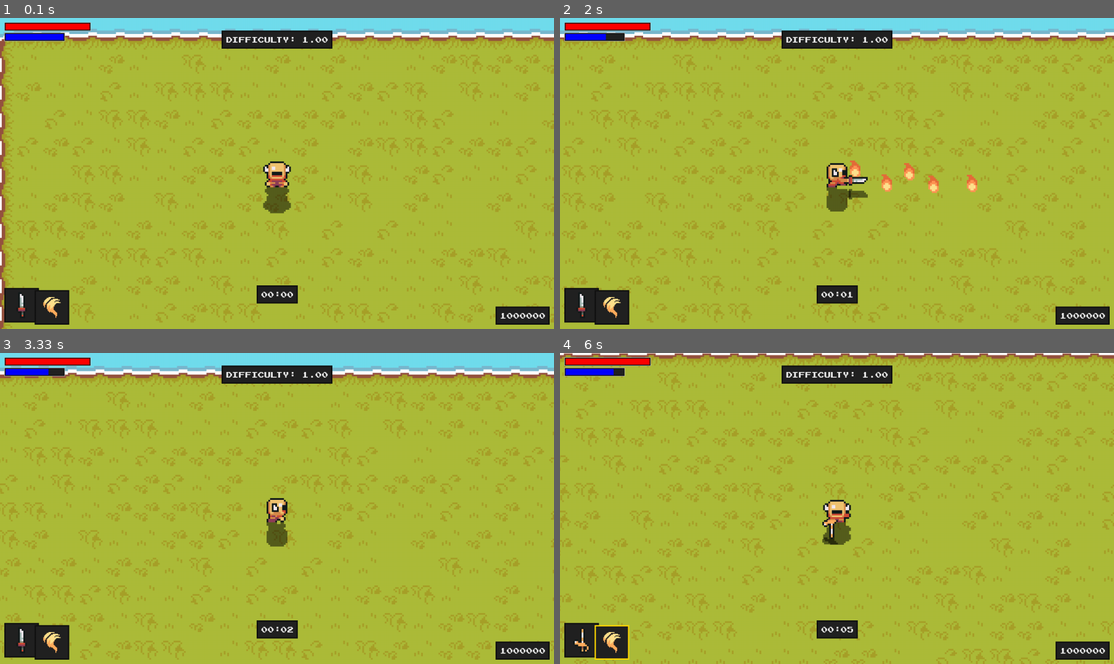
Above: before the commit, frames 1-4 (two rows, left to right).
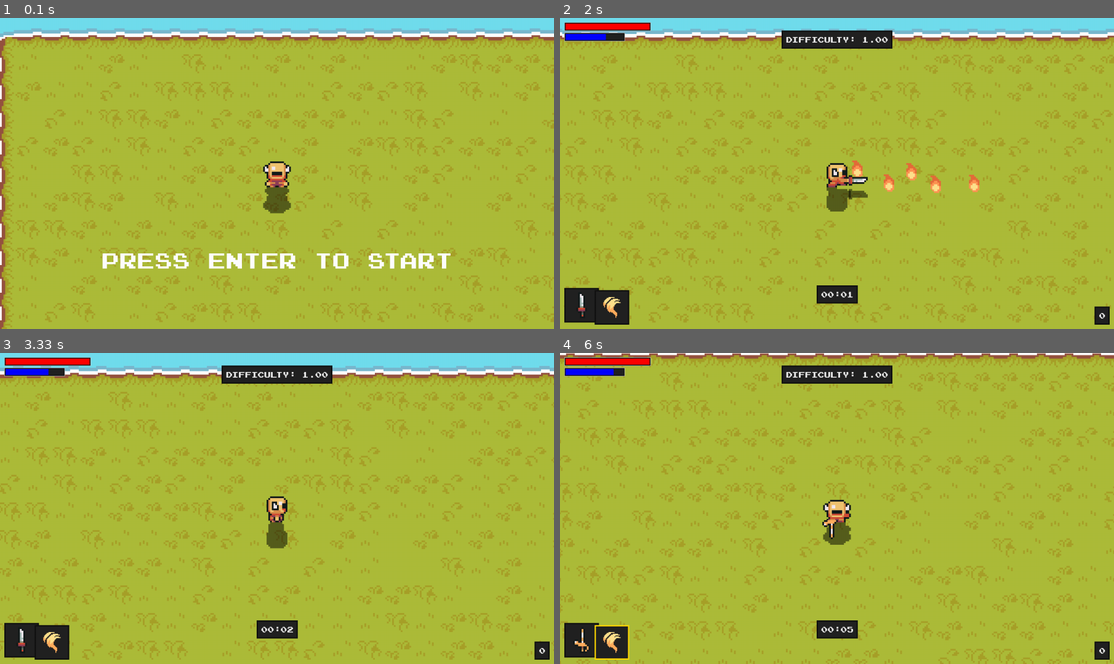
Above: after the commit, the same moments.

Repository: khoa2106vn/PygameProject
Game: pygame game, started from code/main.py
The game is run twice, just before and just after one commit, with the same random seed, the same clock (stepped at 60 frames per second) and the same inputs.
Inputs:
- Up to frame 1 (0.1 s): no input
- Up to frame 2 (2 s): hold Enter 0.33-0.8 s; hold Right 0.33-0.8 s; tap X at 0.83 s; hold Tab 1.17-1.63 s; hold Right 1.17-1.63 s; tap Z at 1.23, 1.53, 1.73 s; hold Tab from 1.67 s (still down); hold Right from 1.67 s (still down)
- Up to frame 3 (3.33 s): tap Z at 2.03, 2.23, 2.53, 2.73, 3.07 s; release Tab at 2.13 s; release Right at 2.13 s; hold Right 2.17-2.63 s; tap X at 2.32 s; hold Up 2.67-2.97 s; hold Right from 3 s (still down)
- Up to frame 4 (6 s): tap Z at 3.37, 3.57, 3.87, 4.13, 4.47, 4.77, 4.9, 5.3, 5.6, 5.97 s; release Right at 3.47 s; hold Left 3.5-4.03 s; hold A 3.5-4.03 s; tap X at 3.65, 4.98 s; hold Down 4.07-4.37 s; hold S 4.07-4.37 s; hold Left 4.4-4.8 s; hold A 4.4-4.8 s; hold Up 4.83-5.2 s; hold Right 5.23-5.87 s; hold Down from 5.9 s (still down); hold S from 5.9 s (still down)

The runs differ from the first frame. In frame 1, 6.2% of the frame differs, in the area x 0-100%, y 1-100%; in frame 2, 7.9%; in frame 3, 7.9%; in frame 4, 8.1%, in the area x 0-100%, y 0-100%.

Commit message:
Added better shadow, added start menu, revive menu, added item, added sushi

Diff:
--- /dev/null
+++ b/code/Item.py
@@ -0,0 +1,31 @@
+from entity import Entity
+import pygame
+from settings import *
+from support import *
+
+class Item(Entity):
+    def __init__(self, item_name, pos, groups):
+
+        #general setup
+        super().__init__(groups)
+        self.sprite_type = 'item'
+        self.status = 'idle'
+
+        #graphics setup
+        self.import_graphics(item_name)
+        self.image = self.animations[self.status][0]
+        self.image = pygame.transform.scale(self.image, (64, 64))
+        self.rect = self.image.get_rect(topleft = pos)
+
+        #movement
+        self.hitbox = self.rect.inflate(0, -10)
+        self.pick_up_sound = pygame.mixer.Sound('../audio/Magic1.wav')
+        self.pick_up_sound.set_volume(0.4)
+
+    def import_graphics(self, name):
+        self.animations = {
+            'idle':[],
+        }
+        main_path = f'../graphics/item/{name}/'
+        for animation in self.animations.keys():
+            self.animations[animation] = import_folder(main_path + animation)
--- a/code/Timer.py
+++ b/code/Timer.py
@@ -6,7 +6,8 @@
     def __init__(self):
         self.accumulated_time = 0
         self.start_time = pygame.time.get_ticks()
-        self.running = True
+        self.started = False
+        self.running = False
         self.display_surface = pygame.display.get_surface()
         self.font = pygame.font.Font(UI_FONT, UI_FONT_SIZE)
 
--- a/code/enemy.py
+++ b/code/enemy.py
@@ -2,6 +2,7 @@
 from settings import *
 from entity import Entity
 from support import *
+import Item
 
 class Enemy(Entity):
     def __init__(self,monster_name, pos, groups, obstacle_sprites, damage_player, trigger_death_particles, add_exp, difficulty):
@@ -11,6 +12,7 @@
         self.sprite_type = 'enemy'
         self.status = 'idle'
         self.difficulty = difficulty
+        self.groups_x = groups
 
         #graphics setup
         self.import_graphics(monster_name)
@@ -142,6 +144,7 @@
             self.add_exp(self.exp)
             self.death_sound.play()
 
+
     def hit_reaction(self):
         if not self.vulnerable:
             self.direction *= -self.resistance
--- a/code/level.py
+++ b/code/level.py
@@ -8,12 +8,13 @@
 from tile import Tile
 from player import Player
 from support import *
-from random import choice, randint
+from random import choice, randint, random
 from weapon import Weapon
 from ui import UI
 from enemy import Enemy
 from upgrade import Upgrade
 from Spark import *
+from Item import *
 
 class Level:
     def __init__(self):
@@ -65,6 +66,9 @@
         self.player_attacked = 0
         self.hit_sound = pygame.mixer.Sound('../audio/Hit4.wav')
         self.hit_sound.set_volume(0.2)
+        self.paused_upgrade = False
+        self.game_start = False
+        self.font = pygame.font.Font(UI_FONT, UI_FONT_SIZE)
 
     def create_magic(self, style, strength, cost):
         if style == 'heal':
@@ -86,11 +90,16 @@
             #spawn particles
             self.animation_player.create_particles(attack_type, self.player.rect.center, [self.visible_sprites])
             self.screen_shake = 30
+            self.screen_shake_int = 14
+            self.screen_shake_div= 8
             self.player_attacked = 10
             self.hit_sound.play()
 
     def trigger_death_particles(self, pos, particle_type):
         self.animation_player.create_particles(particle_type, pos, [self.visible_sprites])
+        c = random.random()
+        if c < 0.25:
+            Item('sushi', pos , [self.visible_sprites])
 
 
     def player_attack_logic(self):
@@ -137,7 +146,7 @@
                     self.damage_player,
                     self.trigger_death_particles,
                     self.add_exp,
-                    self.difficulty
+                    self.difficulty,
                 )
 
     def increase_difficulty(self, time):
@@ -175,6 +184,7 @@
                                     self.create_attack,
                                     self.destroy_attack,
                                     self.create_magic,
+                                    self.visible_sprites
                                     )
                             # else:
                             #     if col == '390': monster_name = 'bamboo'
@@ -195,8 +205,8 @@
             self.screen_shake -= 1
 
         if self.screen_shake:
-            self.render_offset[0] = randint(0, 14) - 8
-            self.render_offset[1] = randint(0, 14) - 8
+            self.render_offset[0] = randint(0, self.screen_shake_int) - self.screen_shake_div
+            self.render_offset[1] = randint(0, self.screen_shake_int) - self.screen_shake_div
 
         if self.screen_shake == 0:
             self.render_offset[0] = 0
@@ -204,10 +214,12 @@
         if self.player_attacked > 0:
             self.player_attacked -= 1
 
+
     def run(self):
         self.visible_sprites.custom_draw(self.player, self.render_offset, self.player_attacked)
-        self.ui.display(self.player, self.difficulty)
-        if self.game_paused:
+        if self.timer.started == True:
+            self.ui.display(self.player, self.difficulty)
+        if self.game_paused and self.paused_upgrade:
             self.upgrade.display()
             if self.timer.running == True:
                 self.timer.pause()
@@ -215,7 +227,10 @@
             #update and draw
             if not self.timer.running:
                 self.timer.resume()
-            self.timer.update()
+            if self.timer.started == False:
+                self.timer.pause()
+            if self.timer.started == True:
+                self.timer.update()
             self.check_screen_shake()
             self.player_attack_logic()
             self.visible_sprites.update()
@@ -228,6 +243,10 @@
 
     def toggle_menu(self):
         self.game_paused = not self.game_paused
+        self.paused_upgrade = True
+
+    def menu_start(self):
+        self.game_paused = True
 
 class YSortCameraGroup(pygame.sprite.Group):
     def __init__(self):
@@ -267,17 +286,15 @@
                 self.s.fill((0,0,0,0))
                 pygame.draw.polygon(self.s, pygame.Color(0,0,0), mask)
 
-                self.display_surface.blit(pygame.transform.flip(self.s, False, True), (offset_position[0], offset_position[1] + 64))
-
-            if hasattr(sprite, 'weapon_c'):
+                self.display_surface.blit(pygame.transform.flip(self.s, False, True), (offset_position[0] + render_offset[0], offset_position[1] + 64 + render_offset[0]))
+
+            if hasattr(sprite, 'weapon_c') and player.status != 'up_attack' and player.status != 'down_attack':
                 mask = pygame.mask.from_surface(sprite.image).outline()
                 mask = [(x, y) for x,y in mask]
                 self.s.fill((0,0,0,0))
                 pygame.draw.polygon(self.s, pygame.Color(0,0,0), mask)
-                self.display_surface.blit(pygame.transform.flip(self.s, False, True), (offset_position[0] , offset_position[1] - 8))
+                self.display_surface.blit(pygame.transform.flip(self.s, False, True), (offset_position[0] + render_offset[0] , offset_position[1] - 8 + render_offset[1]))
             self.display_surface.blit(sprite.image, offset_position + render_offset)
-            if player_attacked > 0 and hasattr(sprite, 'is_player'):
-                self.sparks.append(Spark([randint(0,20) - 10 + offset_position[0] + 32, randint(0,20) - 10 + offset_position[1] + 32], math.radians(random.randint(0, 360)), random.randint(3, 7), (136, 8, 8), 3))
 
 
 
--- a/code/main.py
+++ b/code/main.py
@@ -9,29 +9,78 @@
         pygame.init()
         self.screen = pygame.display.set_mode((WIDTH, HEIGTH))
         self.clock = pygame.time.Clock()
-        pygame.display.set_caption('Nhom 1 - Test Project')
+        pygame.display.set_caption('Nhom 1 - Survival Project')
 
         self.level = Level()
 
         #sound
-        main_sound = pygame.mixer.Sound('../audio/main.ogg')
-        main_sound.set_volume(0.05)
-        main_sound.play(loops = -1)
+        self.main_sound = pygame.mixer.Sound('../audio/main.ogg')
+        self.main_sound.set_volume(0.05)
+        self.accept = pygame.mixer.Sound('../audio/Accept.wav')
+        self.accept.set_volume(0.2)
+        self.state = 'main_game'
+        self.started = False
+        self.main_sound.play(loops = -1)
+        self.font = pygame.font.Font(UI_FONT, 50)
+        self.screen_rect = self.screen.get_rect()
+        self.restart_f = False
+
+    def intro(self):
+        for event in pygame.event.get():
+            if event.type == pygame.QUIT:
+                    pygame.quit()
+                    sys.exit()
+            if event.type == pygame.KEYDOWN:
+                if event.key == pygame.K_RETURN:
+                    self.accept.play()
+                    self.started = True
+                    self.state = 'main_game'
+                    self.level.timer.started = True
+
+    def state_manager(self):
+        if self.state == 'intro':
+            self.intro()
+        if self.state == 'main_game':
+            self.main_game()
+        if self.state == 'restart':
+            self.restart_f = True
+            self.level = Level()
+            self.state = 'main_game'
+            self.level.timer.started = True
+
+    def get_image(self, sheet, width, height):
+        image = pygame.Surface((width, height)).convert_alpha()
+
+        return image
+
+    def main_game(self):
+        self.screen.fill(WATER_COLOR)
+        self.level.run()
+        if not self.started:
+            title_surf = self.font.render('press enter to start', False, (255,255,255))
+            title_rect = title_surf.get_rect(center = (self.screen_rect.center[0], self.screen_rect.center[1] + 200))
+            self.screen.blit(title_surf, title_rect)
+        pygame.display.update()
+        if not self.started:
+            self.state = 'intro'
+        if self.restart_f:
+            self.restart_f = False
+            self.accept.play()
+        for event in pygame.event.get():
+            if event.type == pygame.QUIT:
+                pygame.quit()
+                sys.exit()
+            if event.type == pygame.KEYDOWN:
+                if event.key == pygame.K_TAB:
+                    self.level.toggle_menu()
+        if self.level.player.health < 0 and self.level.player.restart_pressed:
+            self.state = 'restart'
 
     def run(self):
         while True:
-            for event in pygame.event.get():
-                if event.type == pygame.QUIT:
-                    pygame.quit()
-                    sys.exit()
-                if event.type == pygame.KEYDOWN:
-                    if event.key == pygame.K_TAB:
-                        self.level.toggle_menu()
+            self.state_manager()
+            self.clock.tick(FPS)
 
-            self.screen.fill(WATER_COLOR)
-            self.level.run()
-            pygame.display.update()
-            self.clock.tick(FPS)
 
 if __name__ == '__main__':
     game = Game()
--- a/code/player.py
+++ b/code/player.py
@@ -6,11 +6,12 @@
 from Dashing import *
 
 class Player(Entity):
-    def __init__(self,pos,groups, obstacle_sprites, create_attack, destroy_attack, create_magic):
+    def __init__(self,pos,groups, obstacle_sprites, create_attack, destroy_attack, create_magic, visible_sprites):
         super().__init__(groups)
         self.image = pygame.image.load('../graphics/images/player.png').convert_alpha()
         self.rect = self.image.get_rect(topleft = pos)
         self.hitbox = self.rect.inflate(-6 ,HITBOX_OFFSET['player'])
+        self.visible_sprites = visible_sprites
 
         #graphics setup
         self.import_player_assets()
@@ -49,7 +50,7 @@
         self.upgrade_cost = {'health': 100, 'energy': 100, 'attack': 200, 'magic' : 200, 'speed':1000}
         self.health = self.stats['health']
         self.energy = self.stats['energy']
-        self.exp = 1000000
+        self.exp = 0
         self.speed = float(self.stats['speed'])
         self.recovery_rate = 0.008 * self.stats['magic']
         self.attack_cooldown = 400
@@ -63,81 +64,98 @@
         #import sounds
         self.weapon_attack_sound = pygame.mixer.Sound('../audio/sword.wav')
         self.weapon_attack_sound.set_volume(0.05)
-
         self.dash = Dash(2.5, 1)
         self.velocity = 80
 
         self.is_player = True
-
-    def task(self):
-        self.can_dash = False
+        self.font = pygame.font.Font(UI_FONT, 50)
+        self.restart_pressed = False
 
     def input(self):
-        keys = pygame.key.get_pressed()
-
-        #movement input
-        if keys[pygame.K_UP] and not 'attack' in self.status:
-            self.direction.y = -1
-            self.status = 'up'
-        elif keys[pygame.K_DOWN] and not 'attack' in self.status:
-            self.direction.y = 1
-            self.status = 'down'
-        else:
-            self.direction.y = 0
-
-        if keys[pygame.K_RIGHT] and not 'attack' in self.status:
-            self.direction.x = 1
-            self.status = 'right'
-        elif keys[pygame.K_LEFT] and not 'attack' in self.status:
-            self.direction.x = -1
-            self.status = 'left'
-        else:
-            self.direction.x = 0
-
-
-        #attack input
-        if keys[pygame.K_z] and not self.attacking:
-            self.attacking = True
-            self.attack_time = pygame.time.get_ticks()
-            self.create_attack()
-            self.weapon_attack_sound.play()
-        #magic input
-        if keys[pygame.K_x] and not self.attacking:
-            self.attacking = True
-            self.attack_time = pygame.time.get_ticks()
-            style = list(magic_data.keys())[self.magic_index]
-            strength = list(magic_data.values())[self.magic_index]['strength'] + self.stats['magic']
-            cost = list(magic_data.values())[self.magic_index]['cost']
-            self.create_magic(style, strength, cost)
-
-        #switch magic
-        if keys[pygame.K_s] and self.can_switch_magic:
-            self.can_switch_magic = False
-            self.magic_switch_time = pygame.time.get_ticks()
-
-            if self.magic_index < len(magic_data.keys()) -1:
-                self.magic_index += 1
+        if self.health > 0:
+            keys = pygame.key.get_pressed()
+
+            #movement input
+            if keys[pygame.K_UP] and not 'attack' in self.status:
+                self.direction.y = -1
+                self.status = 'up'
+            elif keys[pygame.K_DOWN] and not 'attack' in self.status:
+                self.direction.y = 1
+                self.status = 'down'
             else:
-                self.magic_index = 0
-            self.magic = list(magic_data.keys())[self.magic_index]
-
-
-        #switch wep
-        if keys[pygame.K_a] and self.can_switch_weapon:
-            self.can_switch_weapon = False
-            self.weapon_switch_time = pygame.time.get_ticks()
-
-            if self.weapon_index < len(weapon_data.keys()) -1:
-                self.weapon_index += 1
+                self.direction.y = 0
+
+            if keys[pygame.K_RIGHT] and not 'attack' in self.status:
+                self.direction.x = 1
+                self.status = 'right'
+            elif keys[pygame.K_LEFT] and not 'attack' in self.status:
+                self.direction.x = -1
+                self.status = 'left'
             else:
-                self.weapon_index = 0
-            self.weapon = list(weapon_data.keys())[self.weapon_index]
+                self.direction.x = 0
+
+
+            #attack input
+            if keys[pygame.K_z] and not self.attacking:
+                self.attacking = True
+                self.attack_time = pygame.time.get_ticks()
+                self.create_attack()
+                self.weapon_attack_sound.play()
+            #magic input
+            if keys[pygame.K_x] and not self.attacking:
+                self.attacking = True
+                self.attack_time = pygame.time.get_ticks()
+                style = list(magic_data.keys())[self.magic_index]
+                strength = list(magic_data.values())[self.magic_index]['strength'] + self.stats['magic']
+                cost = list(magic_data.values())[self.magic_index]['cost']
+                self.create_magic(style, strength, cost)
+
+            #switch magic
+            if keys[pygame.K_s] and self.can_switch_magic:
+                self.can_switch_magic = False
+                self.magic_switch_time = pygame.time.get_ticks()
+
+                if self.magic_index < len(magic_data.keys()) -1:
+                    self.magic_index += 1
+                else:
+                    self.magic_index = 0
+                self.magic = list(magic_data.keys())[self.magic_index]
+
+
+            #switch wep
+            if keys[pygame.K_a] and self.can_switch_weapon:
+                self.can_switch_weapon = False
+                self.weapon_switch_time = pygame.time.get_ticks()
+
+                if self.weapon_index < len(weapon_data.keys()) -1:
+                    self.weapon_index += 1
+                else:
+                    self.weapon_index = 0
+                self.weapon = list(weapon_data.keys())[self.weapon_index]
 
     def energy_recovery(self):
         if self.energy <= self.stats['energy']:
             self.energy += self.recovery_rate
         else:
             self.energy = self.stats['energy']
+
+    def check_death(self):
+        if self.health < 0:
+            title_surf = self.font.render('press enter to restart', False, (255,255,255))
+            title_rect = title_surf.get_rect(center = (650, 300))
+            self.display_surface.blit(title_surf, title_rect)
+            for event in pygame.event.get():
+                if event.type == pygame.KEYDOWN:
+                    if event.key == pygame.K_RETURN:
+                        self.restart_pressed = True
+
+    def item_pickup(self):
+        for sprite in self.visible_sprites:
+            if hasattr(sprite, 'sprite_type') and sprite.sprite_type == 'item':
+                if sprite.hitbox.colliderect(self.hitbox):
+                    sprite.pick_up_sound.play()
+                    self.health = min(self.health + 20, self.stats['health'])
+                    sprite.kill()
 
 
     def cooldowns(self):
@@ -232,8 +250,10 @@
 
     def update(self):
         self.input()
+        self.item_pickup()
         self.cooldowns()
         self.get_status()
         self.animate()
         self.move(self.stats['speed'])
         self.energy_recovery()
+        self.check_death()
Binary file changed: graphics/images/player.png
Binary file removed: graphics/item/heart.png
Binary file removed: graphics/item/mana.png
Binary file added: graphics/item/sushi/idle/0.png
Binary file added: graphics/item/tea_leaf/idle/0.png
Binary file removed: graphics/player2/Attack.png
Binary file removed: graphics/player2/Dead.png
Binary file removed: graphics/player2/Idle.png
Binary file removed: graphics/player2/Item.png
Binary file removed: graphics/player2/Jump.png
Binary file removed: graphics/player2/Special1.png
Binary file removed: graphics/player2/Special2.png
(and 29 more such lines)
